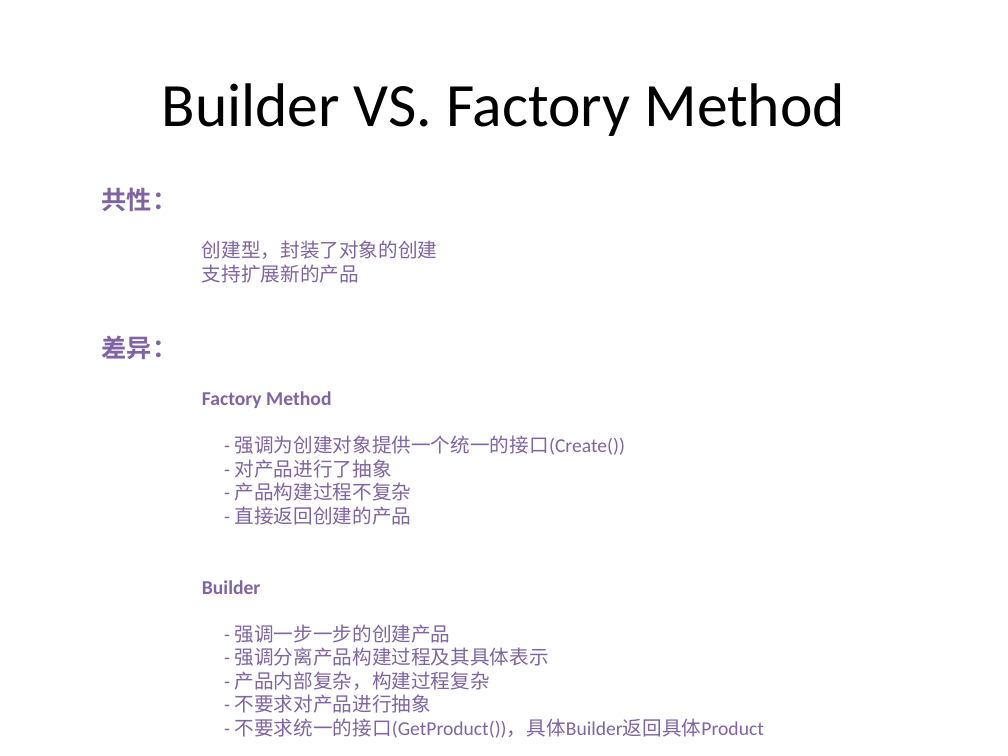
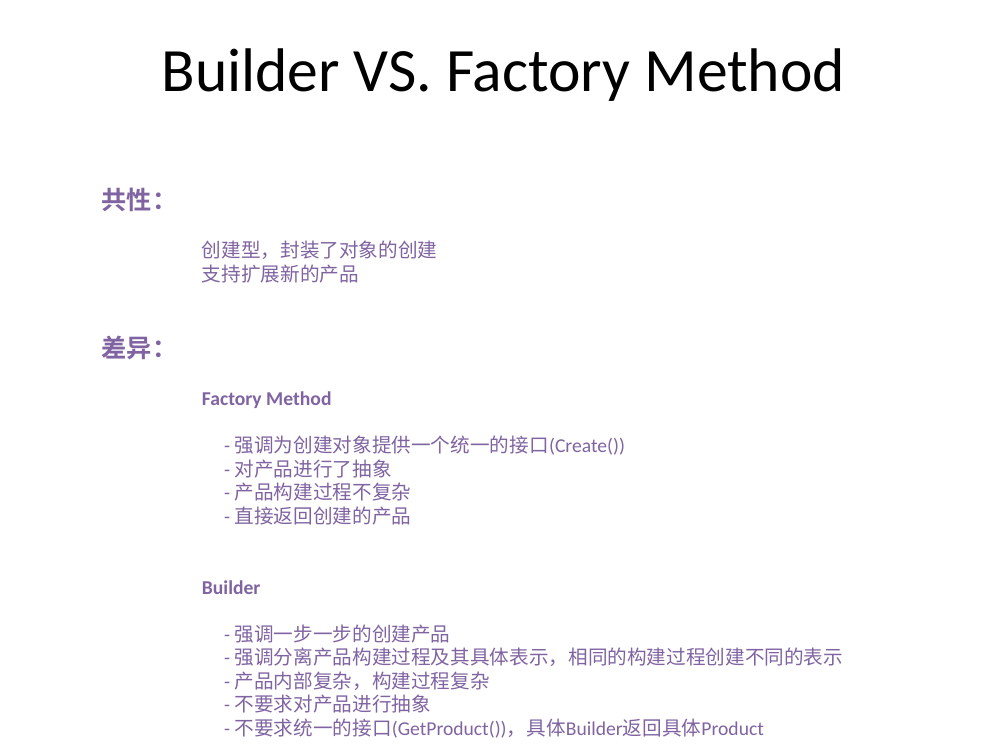
Before and after one commit to PlumpMath/DesignPattern-956, a slide deck: slide 19 of _Doc/DesignPattern.P2.Creational(Bulder).pptx. Drawn at 1008x756 pixels with LibreOffice and Linux fonts; fonts in the diff are those of the drawing. Boxes give left, top, right and bottom in pixels: in the first picture for what was removed or moved away, otherwise in the second. Text is boxed around its words. In the diff, an @@ line names an element or a change of style, - is before the commit and + after.

Commit message:
Updated Builder PPT.

```diff
--- a/_Doc/DesignPattern.P2.Creational(Bulder).pptx
+++ b/_Doc/DesignPattern.P2.Creational(Bulder).pptx
@@ text "Builder VS. Factory Method": place and size @@
-text "Builder VS. Factory Method" at <box>162,83,845,136</box>
+text "Builder VS. Factory Method" at <box>162,48,845,101</box>
@@ text at <box>235,647,844,666</box>: text changed @@
-- 强调分离产品构建过程及其具体表示
+- 强调分离产品构建过程及其具体表示，相同的构建过程创建不同的表示
```
Also in this commit, not shown: 19 other slides changed.
